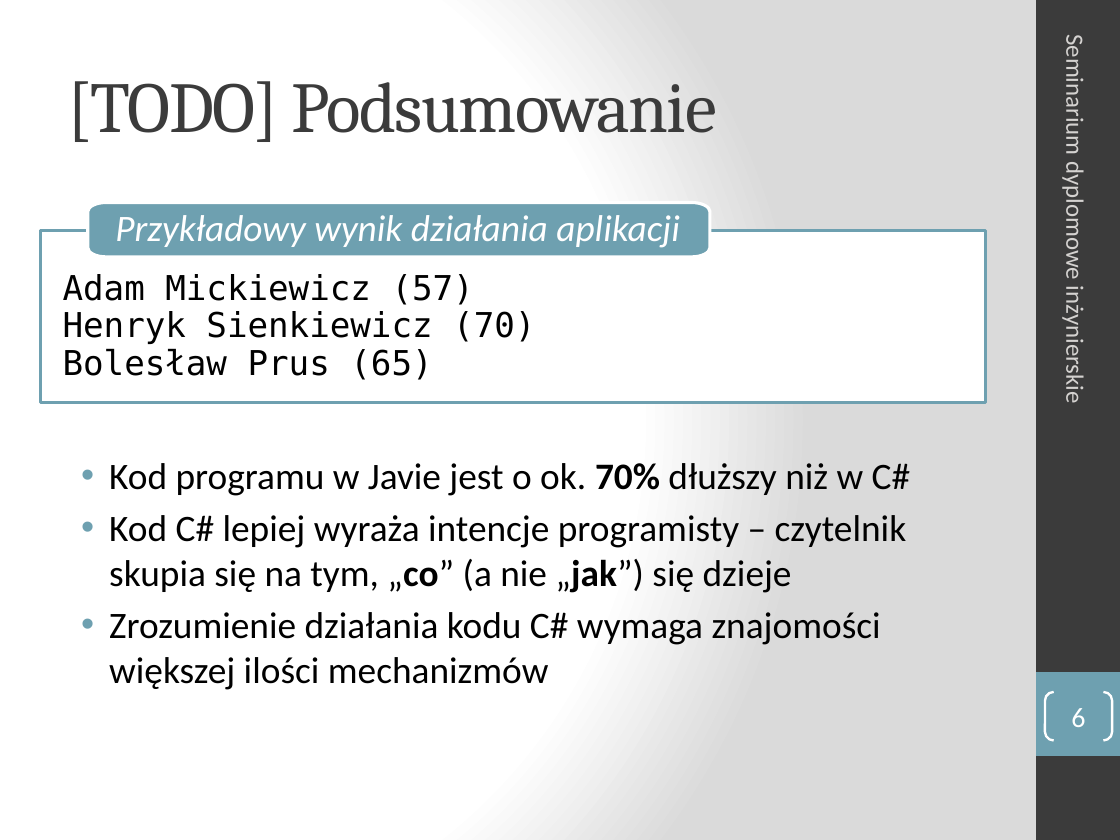
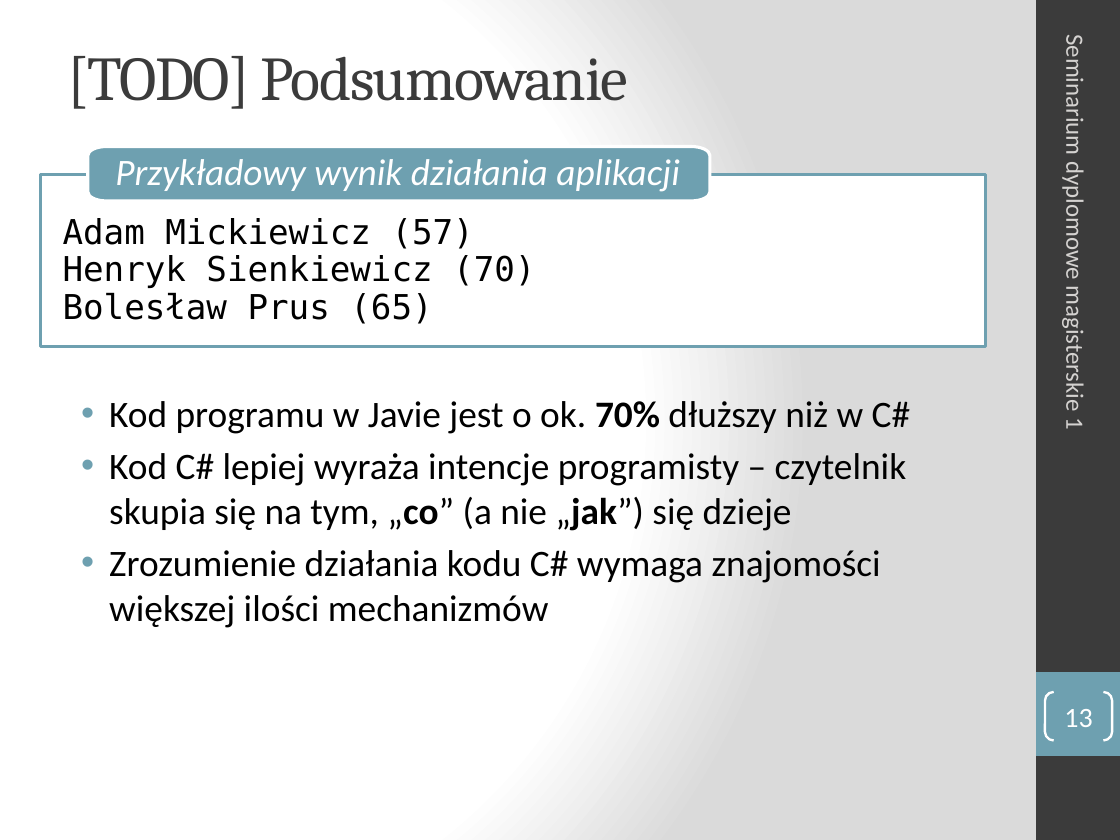
Before and after one commit to turekj/msc, a slide deck: slide 13 of Placeholder/seminar1/prezentacja/sdm1_Aniserowicz_Michal.pptx (slide 6 before the commit). Drawn at 1120x840 pixels with LibreOffice and Linux fonts; fonts in the diff are those of the drawing. Boxes give left, top, right and bottom in pixels: in the first picture for what was removed or moved away, otherwise in the second. Text is boxed around its words. In the diff, an @@ line names an element or a change of style, - is before the commit and + after.

```diff
--- a/Placeholder/seminar1/prezentacja/sdm1_Aniserowicz_Michal.pptx
+++ b/Placeholder/seminar1/prezentacja/sdm1_Aniserowicz_Michal.pptx
@@ title "[TODO] Podsumowanie": place and size @@
-title "[TODO] Podsumowanie" at [67, 81, 716, 142]
+title "[TODO] Podsumowanie" at [67, 56, 629, 109]
@@ title "[TODO] Podsumowanie" at [67, 56, 629, 109]: size 46 to 40 pt @@
@@ text at [1060, 46, 1090, 429]: text changed @@
-Seminarium dyplomowe inżynierskie
+Seminarium dyplomowe magisterskie 1
@@ freeform shape "Przykładowy wynik działania aplikacji": place and size @@
-freeform shape "Przykładowy wynik działania aplikacji" at [87, 203, 709, 258]
+freeform shape "Przykładowy wynik działania aplikacji" at [87, 147, 709, 202]
@@ freeform shape "Adam Mickiewicz (57)": place and size @@
-freeform shape "Adam Mickiewicz (57)" at [40, 231, 986, 403]
+freeform shape "Adam Mickiewicz (57)" at [40, 175, 986, 347]
@@ text "Kod programu w Javie jest ...": place and size @@
-text "Kod programu w Javie jest ..." at [109, 463, 911, 690]
+text "Kod programu w Javie jest ..." at [109, 401, 911, 628]
@@ page number at [1064, 709, 1092, 727]: text changed @@
-6
+13
```
Also in this commit, not shown: 2 other slides changed, 10 slides added, 3 slides removed, 14 other files.
